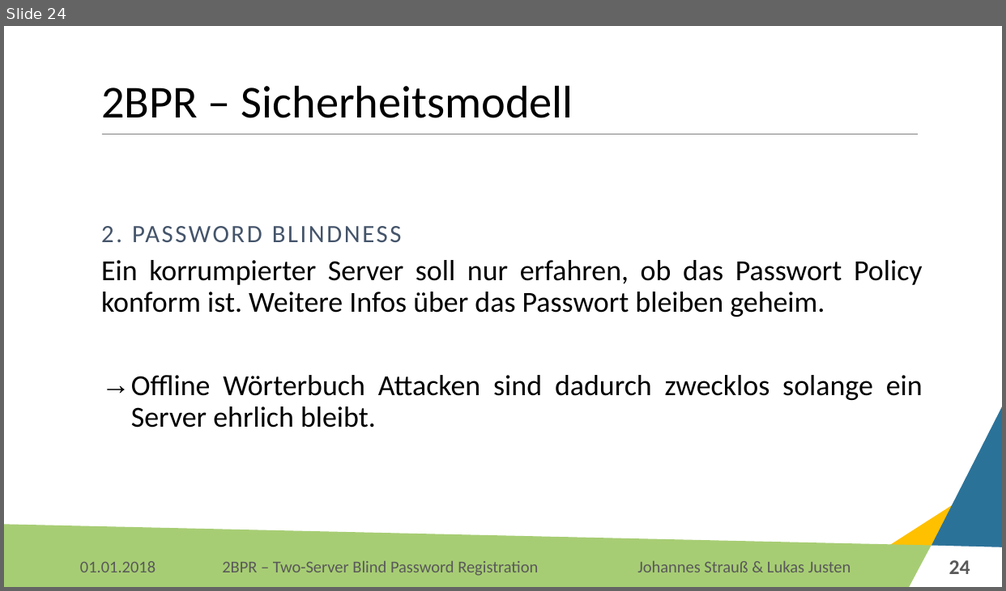
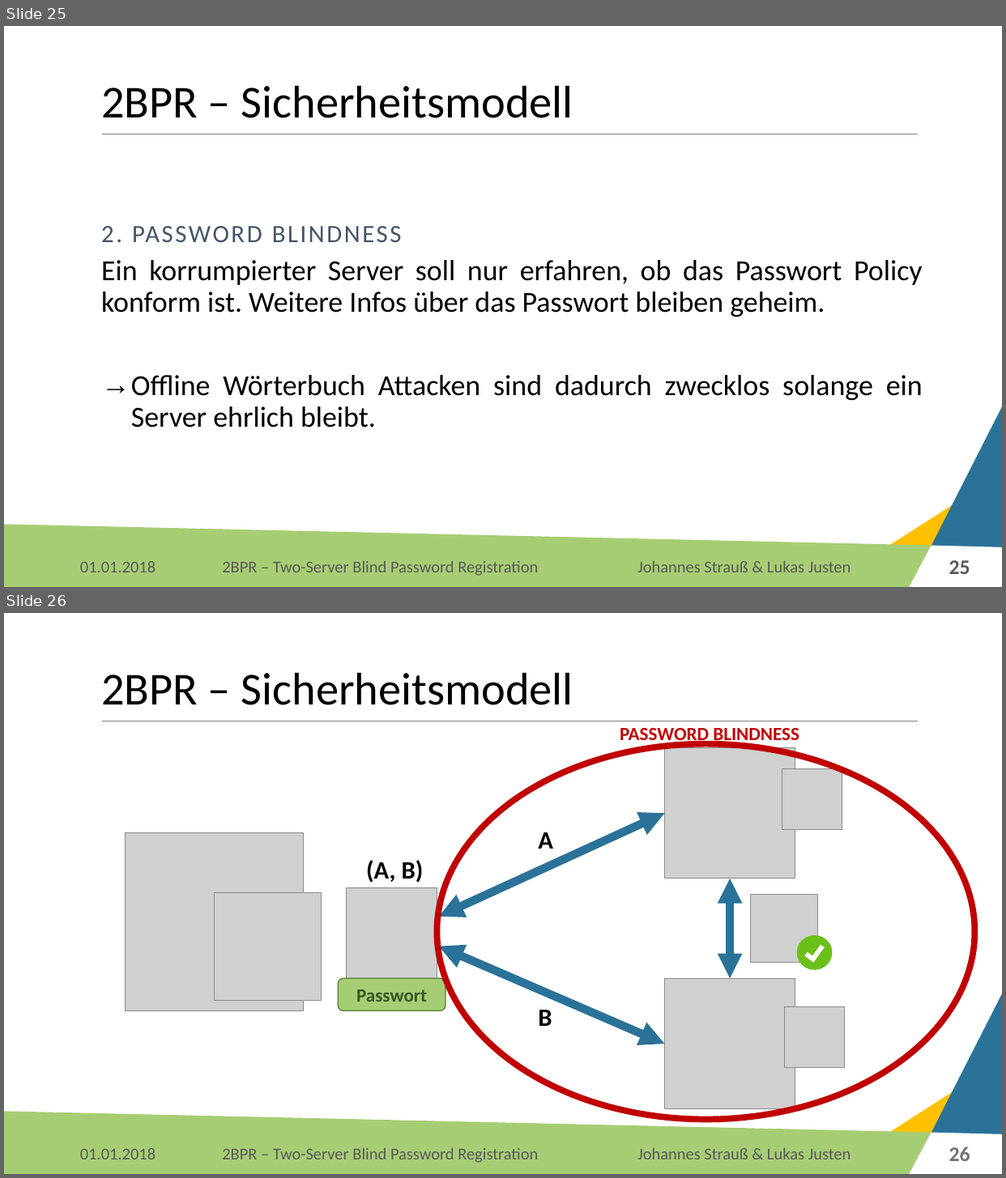
Before and after one commit to Lukas-Justen/IT-Security-2BPR, a slide deck: 2BPR.pptx. Shown one above the other, each under a label of ours: slide 24 before the commit, slides 25 and 26 after it. The pictures are 1006x591 and 1006x1178 pixels, drawn with LibreOffice and Linux fonts; fonts in the diff are those of the drawing; grey boxes stand for pictures; background and template pictures are left out. Boxes give left, top, right and bottom in pixels: in the first picture for what was removed or moved away, otherwise in the second. Text is boxed around its words. In the diff, an @@ line names an element or a change of style, - is before the commit and + after.

```diff
--- a/2BPR.pptx
+++ b/2BPR.pptx
@@ slide 26 added at (4, 613, 1002, 1174), background #FFFFFF; not listed: 6 template elements that a slide beside it also shows @@
@@ title added at (101, 672, 573, 705), 44 pt, text #000000 @@
+2BPR – Sicherheitsmodell
@@ text added at (620, 728, 799, 746), 18 pt, text #C00000, bold @@
+PASSWORD BLINDNESS
@@ ellipse added at (437, 744, 975, 1120), outline #C00000 6 pt @@
@@ group added at (126, 747, 845, 1110): 8 pictures, 3 texts, 3 double arrows, 2 rectangles, 1 rounded rectangle, 1 ellipse @@
+Passwort
+(A, B)
+B
+A
@@ page number added at (949, 1147, 970, 1161), 20 pt, text #767171, bold @@
+26
@@ text added at (80, 1148, 155, 1160), 16 pt, text #595959 @@
+01.01.2018
@@ text added at (637, 1148, 851, 1160), 16 pt, text #595959 @@
+Johannes Strauß & Lukas Justen
@@ what was slide 24 is now slide 25 @@
@@ page number at (949, 561, 970, 574): text changed @@
-24
+25
```
Also in this commit, not shown: 6 slides changed, 8 other slides added.
